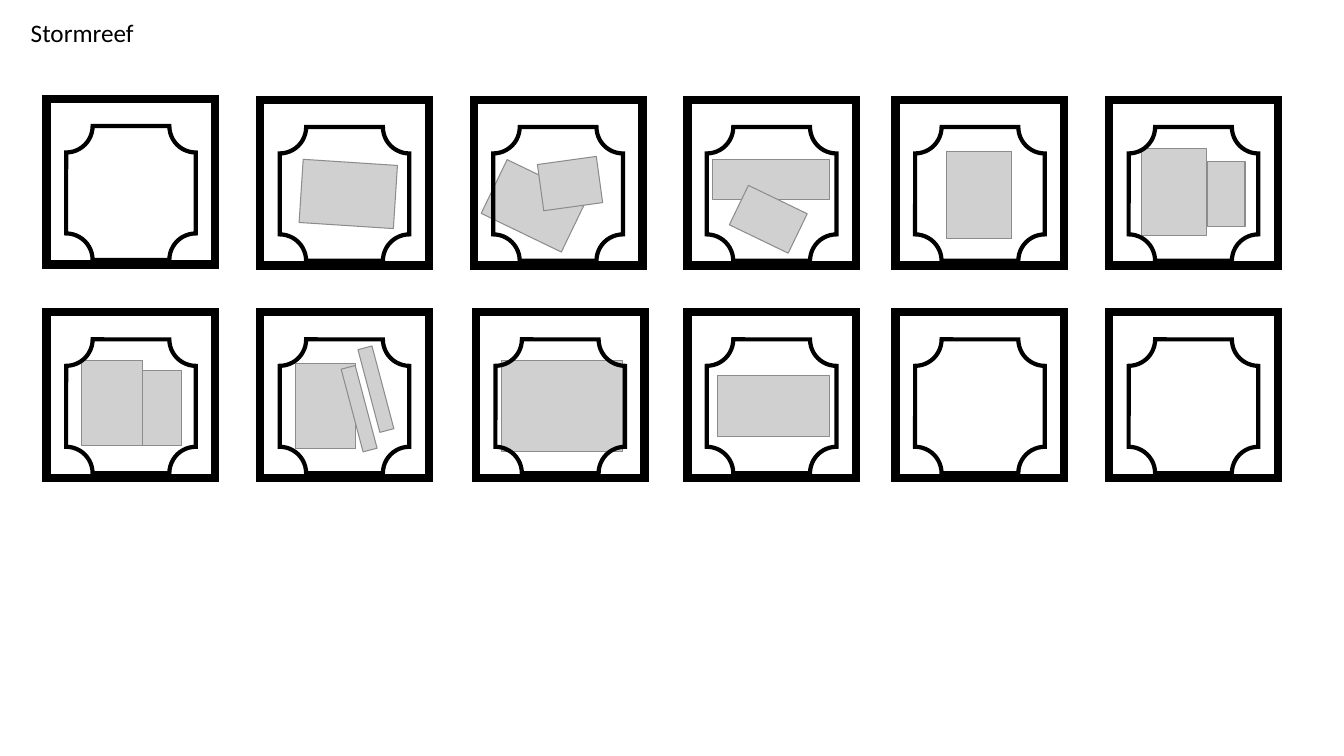
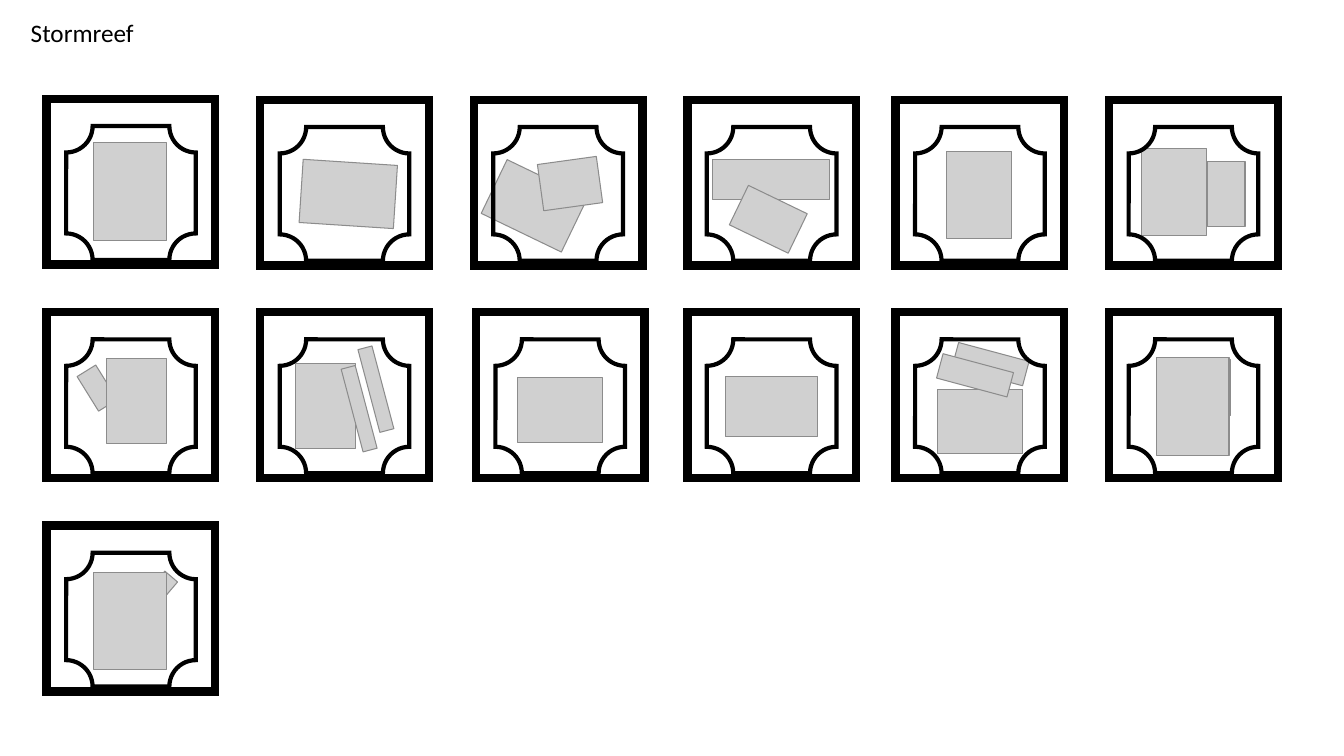
Before and after one commit to alexliuhust/JS_ChessGames, a slide deck: slide 7 of image process/drawings.pptx (slide 8 before the commit). Drawn at 1344x756 pixels with LibreOffice and Linux fonts; fonts in the diff are those of the drawing; grey boxes stand for pictures. Boxes give left, top, right and bottom in pixels: in the first picture for what was removed or moved away, otherwise in the second. Text is boxed around its words. In the diff, an @@ line names an element or a change of style, - is before the commit and + after.

```diff
--- a/image process/drawings.pptx
+++ b/image process/drawings.pptx
@@ picture added at (x1=94, y1=143, x2=166, y2=241) @@
@@ picture moved from (x1=82, y1=361, x2=142, y2=446) to (x1=106, y1=358, x2=166, y2=443) @@
@@ picture added at (x1=937, y1=354, x2=1013, y2=397) @@
@@ picture added at (x1=953, y1=343, x2=1029, y2=386) @@
@@ picture added at (x1=1156, y1=358, x2=1229, y2=456) @@
@@ picture at (x1=78, y1=365, x2=118, y2=411): rotation 0 to 328 degrees @@
@@ picture resized from (x1=502, y1=361, x2=623, y2=452) to (x1=517, y1=378, x2=603, y2=443) @@
@@ picture resized from (x1=717, y1=376, x2=830, y2=437) to (x1=726, y1=376, x2=819, y2=437) @@
@@ picture added at (x1=938, y1=389, x2=1023, y2=454) @@
@@ picture added at (x1=1199, y1=360, x2=1231, y2=415) @@
@@ rectangle added at (x1=46, y1=525, x2=215, y2=692), outline #000000 6 pt @@
@@ plaque added at (x1=67, y1=553, x2=197, y2=687), outline #000000 3 pt @@
@@ picture added at (x1=94, y1=573, x2=166, y2=670) @@
@@ picture added at (x1=101, y1=571, x2=178, y2=657) @@
```
Also in this commit, not shown: 1 slide added, 1 slide removed, 8 other files.
